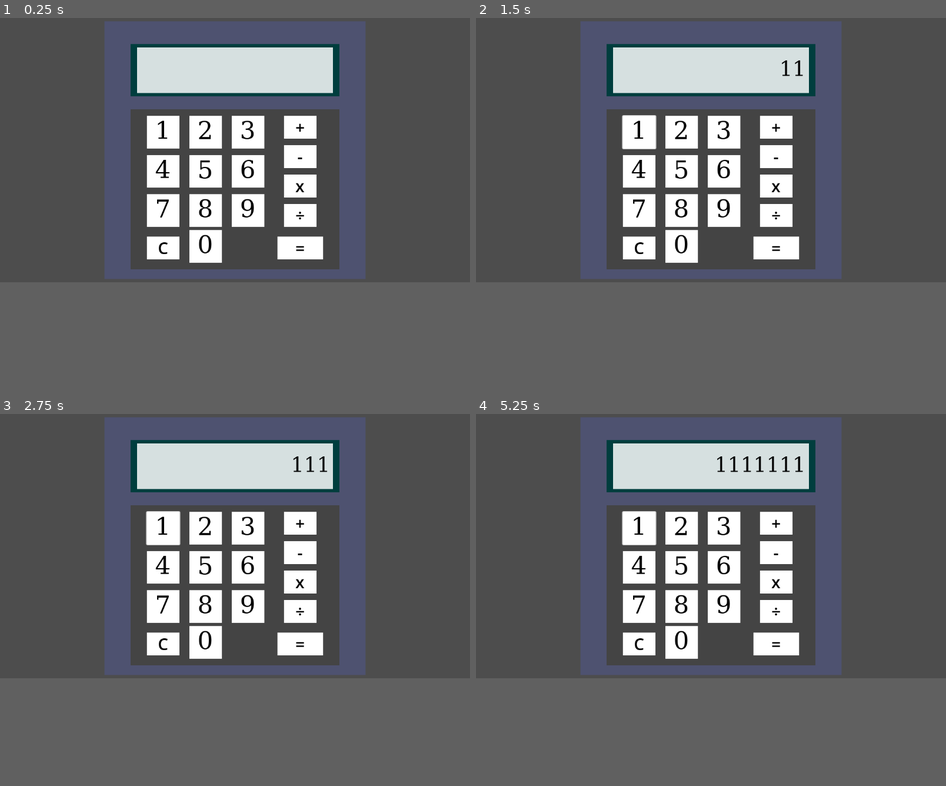
Above: before the commit, frames 1-4 (two rows, left to right).
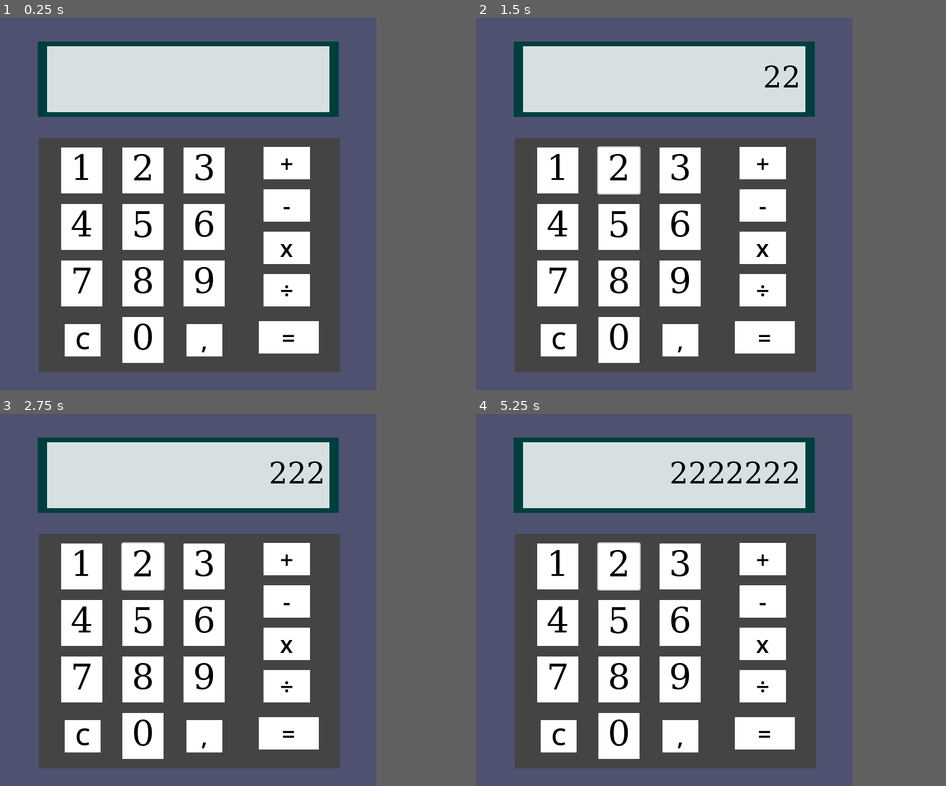
Above: after the commit, the same moments.

Repository: Felipe-FrancaSousa/Calculadora-Godot
Game: Godot game, scene res://Cenas/base.tscn
Two runs of this game, one before a commit and one after it. Both use one fixed random seed, a clock stepped at 60 frames per second and the inputs below.
Inputs (mouse positions are in pixels of both pictures, inside the frame that each line leads up to):
- Up to frame 1 (0.25 s): no input
- Up to frame 2 (1.5 s): click (640, 133) at 0.52 s; click (640, 133) at 1.27 s
- Up to frame 3 (2.75 s): click (164, 529) at 2.02 s
- Up to frame 4 (5.25 s): tap Enter at 2.75, 4.25 s; tap Space at 3.5, 5 s
The window is 799x449 before the commit and 640x632 after it. Grey fills any space a smaller window leaves; there, only what the larger window draws over its background counts as a difference.

The runs differ from the first frame. In frame 1, 47% of the frame differs, in the area x 0-81%, y 0-100%; in frame 2, 47%; in frame 3, 48%; in frame 4, 48%.

Commit message:
Qualidade de vida
Atualização de algumas condições para que não seja possível começar com um operador e também exibir uma mensagem de erro quando a operação falhar. O tamanho da janela foi ajustado para conter toda apenas a calculadora

Diff:
--- a/Cenas/base.tscn
+++ b/Cenas/base.tscn
@@ -36,16 +36,14 @@
 
 [node name="Control" type="Control" parent="."]
 layout_mode = 3
-anchor_left = 0.222222
-anchor_top = 0.0123457
-anchor_right = 0.777778
-anchor_bottom = 0.987654
+anchors_preset = 15
+anchor_right = 1.0
+anchor_bottom = 1.0
 grow_horizontal = 2
 grow_vertical = 2
 size_flags_horizontal = 4
 size_flags_vertical = 4
 script = ExtResource("1_mmwk7")
-metadata/_edit_use_anchors_ = true
 
 [node name="ColorRect" type="ColorRect" parent="Control"]
 layout_mode = 1
@@ -55,22 +53,27 @@
 grow_horizontal = 2
 grow_vertical = 2
 color = Color(0.305882, 0.321569, 0.439216, 1)
+metadata/_edit_use_anchors_ = true
 
 [node name="ColorRect3" type="ColorRect" parent="Control"]
-layout_mode = 0
+layout_mode = 1
+anchors_preset = -1
+anchor_top = -0.0253165
+anchor_bottom = -0.0253165
 offset_left = 64.0
 offset_top = 56.0
 offset_right = 576.0
 offset_bottom = 184.0
 color = Color(0, 0.243591, 0.243591, 1)
+metadata/_edit_use_anchors_ = true
 
 [node name="ColorRect2" type="ColorRect" parent="Control"]
 layout_mode = 1
 anchors_preset = -1
 anchor_left = 0.025
-anchor_top = 0.0126582
+anchor_top = -0.0126583
 anchor_right = 0.775
-anchor_bottom = 0.189873
+anchor_bottom = 0.164557
 offset_left = 64.0
 offset_top = 56.0
 offset_right = 64.0
@@ -97,117 +100,132 @@
 horizontal_alignment = 2
 vertical_alignment = 1
 clip_text = true
+metadata/_edit_use_anchors_ = true
 
 [node name="ColorRect" type="ColorRect" parent="."]
-offset_left = 320.0
-offset_top = 224.0
-offset_right = 832.0
-offset_bottom = 616.0
+anchors_preset = -1
+anchor_bottom = 0.00949367
+offset_left = 66.0003
+offset_top = 204.0
+offset_right = 578.0
+offset_bottom = 596.0
 color = Color(0.266575, 0.266575, 0.266575, 1)
+metadata/_edit_use_anchors_ = true
 
 [node name="Números" type="Node" parent="."]
 
 [node name="1" parent="Números" instance=ExtResource("1_g80ma")]
-offset_left = 360.0
-offset_top = 240.0
-offset_right = 360.0
-offset_bottom = 240.0
+offset_left = 104.0
+offset_top = 220.0
+offset_right = 104.0
+offset_bottom = 220.0
 
 [node name="2" parent="Números" instance=ExtResource("1_g80ma")]
-offset_left = 464.0
-offset_top = 240.0
-offset_right = 464.0
-offset_bottom = 240.0
+offset_left = 208.0
+offset_top = 220.0
+offset_right = 208.0
+offset_bottom = 220.0
 
 [node name="3" parent="Números" instance=ExtResource("1_g80ma")]
-offset_left = 568.0
-offset_top = 240.0
-offset_right = 568.0
-offset_bottom = 240.0
+offset_left = 312.0
+offset_top = 220.0
+offset_right = 312.0
+offset_bottom = 220.0
 
 [node name="4" parent="Números" instance=ExtResource("1_g80ma")]
-offset_left = 360.0
-offset_top = 336.0
-offset_right = 360.0
-offset_bottom = 336.0
+offset_left = 104.0
+offset_top = 316.0
+offset_right = 104.0
+offset_bottom = 316.0
 
 [node name="5" parent="Números" instance=ExtResource("1_g80ma")]
-offset_left = 464.0
-offset_top = 336.0
-offset_right = 464.0
-offset_bottom = 336.0
+offset_left = 208.0
+offset_top = 316.0
+offset_right = 208.0
+offset_bottom = 316.0
 
 [node name="6" parent="Números" instance=ExtResource("1_g80ma")]
-offset_left = 568.0
-offset_top = 336.0
-offset_right = 568.0
-offset_bottom = 336.0
+offset_left = 312.0
+offset_top = 316.0
+offset_right = 312.0
+offset_bottom = 316.0
 
 [node name="7" parent="Números" instance=ExtResource("1_g80ma")]
-offset_left = 360.0
-offset_top = 432.0
-offset_right = 360.0
-offset_bottom = 432.0
+offset_left = 104.0
+offset_top = 412.0
+offset_right = 104.0
+offset_bottom = 412.0
 
 [node name="8" parent="Números" instance=ExtResource("1_g80ma")]
-offset_left = 464.0
-offset_top = 432.0
-offset_right = 464.0
-offset_bottom = 432.0
+offset_left = 208.0
+offset_top = 412.0
+offset_right = 208.0
+offset_bottom = 412.0
 
 [node name="9" parent="Números" instance=ExtResource("1_g80ma")]
-offset_left = 568.0
-offset_top = 432.0
-offset_right = 568.0
-offset_bottom = 432.0
+offset_left = 312.0
+offset_top = 412.0
+offset_right = 312.0
+offset_bottom = 412.0
 
 [node name="0" parent="Números" instance=ExtResource("1_g80ma")]
-offset_left = 464.0
+offset_left = 208.0
+offset_top = 508.0
+offset_right = 208.0
+offset_bottom = 508.0
+
+[node name="C" parent="Números" instance=ExtResource("3_s3cwj")]
+offset_left = 110.0
 offset_top = 520.0
-offset_right = 464.0
+offset_right = 110.0
 offset_bottom = 520.0
+valor = "C"
+
+[node name="," parent="Números" instance=ExtResource("3_s3cwj")]
+offset_left = 317.0
+offset_top = 520.0
+offset_right = 317.0
+offset_bottom = 520.0
+valor = "."
 
 [node name="Operações" type="Node" parent="."]
 
-[node name="C" parent="Operações" instance=ExtResource("3_s3cwj")]
-offset_left = 360.0
-offset_top = 536.0
-offset_right = 360.0
-offset_bottom = 536.0
-valor = "C"
-
 [node name="+" parent="Operações" instance=ExtResource("3_s3cwj")]
-offset_left = 696.0
-offset_top = 240.0
-offset_right = 696.0
-offset_bottom = 240.0
+anchor_right = 0.123438
+offset_left = 448.0
+offset_top = 219.0
+offset_right = 448.0
+offset_bottom = 219.0
 valor = "+"
 
 [node name="-" parent="Operações" instance=ExtResource("3_s3cwj")]
-offset_left = 696.0
-offset_top = 312.0
-offset_right = 696.0
-offset_bottom = 312.0
+anchor_right = 0.123438
+offset_left = 448.0
+offset_top = 291.0
+offset_right = 448.0
+offset_bottom = 291.0
 valor = "-"
 
 [node name="x" parent="Operações" instance=ExtResource("3_s3cwj")]
-offset_left = 696.0
-offset_top = 384.0
-offset_right = 696.0
-offset_bottom = 384.0
+anchor_right = 0.123438
+offset_left = 448.0
+offset_top = 363.0
+offset_right = 448.0
+offset_bottom = 363.0
 valor = "*"
 
 [node name="÷" parent="Operações" instance=ExtResource("3_s3cwj")]
-offset_left = 696.0
-offset_top = 456.0
-offset_right = 696.0
-offset_bottom = 456.0
+anchor_right = 0.123438
+offset_left = 448.0
+offset_top = 435.0
+offset_right = 448.0
+offset_bottom = 435.0
 valor = "/"
 
 [node name="=" parent="Operações" instance=ExtResource("3_s3cwj")]
-anchor_right = 0.0972222
-offset_left = 680.0
-offset_top = 536.0
-offset_right = 680.0
-offset_bottom = 536.0
+anchor_right = 0.159375
+offset_left = 440.0
+offset_top = 515.0
+offset_right = 440.0
+offset_bottom = 515.0
 valor = "="
--- a/Cenas/botao.tscn
+++ b/Cenas/botao.tscn
@@ -24,8 +24,8 @@
 
 [node name="Botao" type="Control"]
 layout_mode = 3
-anchor_right = 0.0694444
-anchor_bottom = 0.123457
+anchor_right = 0.109375
+anchor_bottom = 0.123418
 grow_horizontal = 2
 grow_vertical = 2
 size_flags_horizontal = 4
--- a/Cenas/btnOperador.tscn
+++ b/Cenas/btnOperador.tscn
@@ -8,8 +8,8 @@
 
 [node name="Operador" type="Control"]
 layout_mode = 3
-anchor_right = 0.0694444
-anchor_bottom = 0.0864198
+anchor_right = 0.0953125
+anchor_bottom = 0.0870254
 offset_right = -1.52588e-05
 offset_bottom = -3.05176e-05
 grow_horizontal = 2
--- a/Scripts/botao.gd
+++ b/Scripts/botao.gd
@@ -12,5 +12,10 @@
 
 
 func _on_button_pressed() -> void:
-
-	Global.exibir += label.text
+	if Global.resultado:
+		Global.exibir = label.text
+		Global.resultado = false
+		Global.controle = false
+	else:
+		Global.exibir += label.text
+		Global.controle = false
--- a/Scripts/global.gd
+++ b/Scripts/global.gd
@@ -1,3 +1,5 @@
 extends Node
 
-var exibir : String
+var exibir : String = ""
+var resultado : bool = false
+var controle = true
--- a/Scripts/operadores.gd
+++ b/Scripts/operadores.gd
@@ -13,19 +13,37 @@
 
 
 func _on_button_pressed() -> void:
-	match label.text:
-		"+":
-			Global.exibir += valor
-		"-":
-			Global.exibir += valor
-		"x":
-			Global.exibir += valor
-		"÷":
-			Global.exibir += valor
-		"C":
-			Global.exibir = ""
-		"=":
-			expression.parse(Global.exibir)
-			var result = expression.execute()
-			Global.exibir += valor + str(result)
-			var resultado = true
+	if label.text == "C":
+		Global.exibir = ""
+
+	if !Global.controle:
+		match label.text:
+			"+":
+				Global.exibir += valor
+				Global.controle = true
+			"-":
+				Global.exibir += valor
+				Global.controle = true
+			"x":
+				Global.exibir += valor
+				Global.controle = true
+			"÷":
+				Global.exibir += valor
+				Global.controle = true
+			",":
+				Global.exibir += valor
+				Global.controle = true
+			"=":
+				if !Global.controle or Global.exibir == "":
+					expression.parse(Global.exibir)
+					var result = expression.execute()
+					if result != null:
+						Global.exibir += valor + str(result)
+						Global.resultado = true
+						Global.controle = true
+					else:
+						Global.exibir += valor + "Erro!"
+						Global.resultado = true
+						Global.controle = true
+	else:
+		print("Erro!")
--- a/project.godot
+++ b/project.godot
@@ -13,11 +13,18 @@
 config/name="Calculadora"
 run/main_scene="res://Cenas/base.tscn"
 config/features=PackedStringArray("4.3", "GL Compatibility")
-config/icon="res://icon.svg"
+config/icon="res://calculadoraIcon.png"
+config/windows_native_icon="res://calculadoraIcon.ico"
 
 [autoload]
 
 Global="*res://Scripts/global.gd"
+
+[display]
+
+window/size/viewport_width=640
+window/size/viewport_height=632
+window/icon="res://icon.svg"
 
 [rendering]
 
Binary file added: calculadoraIcon.ico
Not shown, changed: export_presets.cfg
Not shown, changed: Executavel/Calculadora.exe
